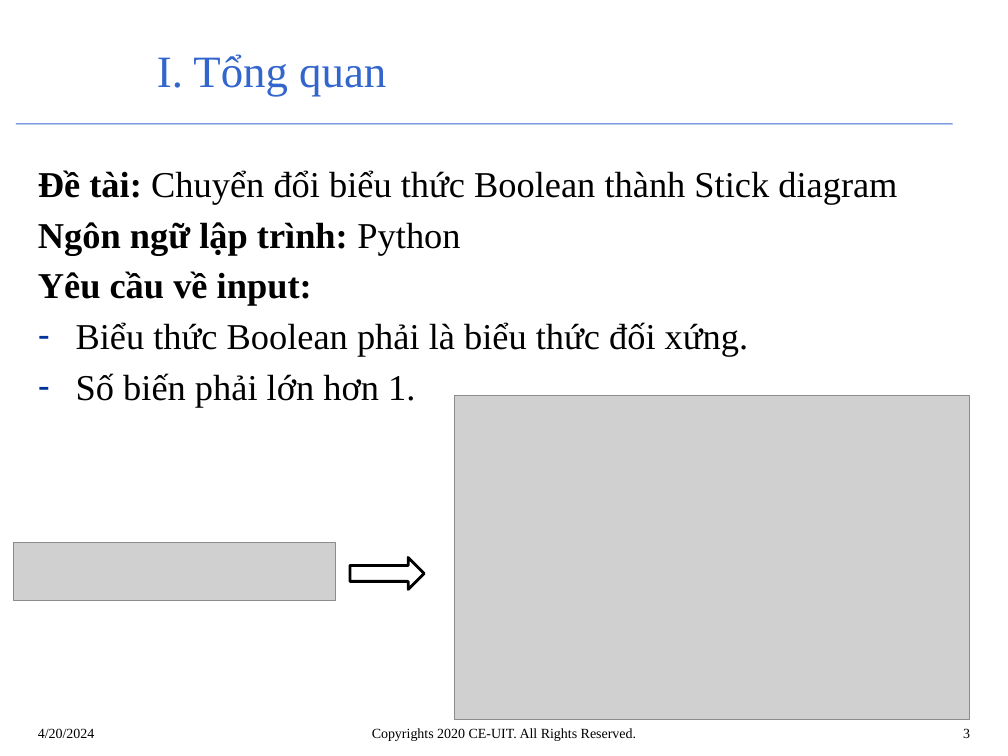
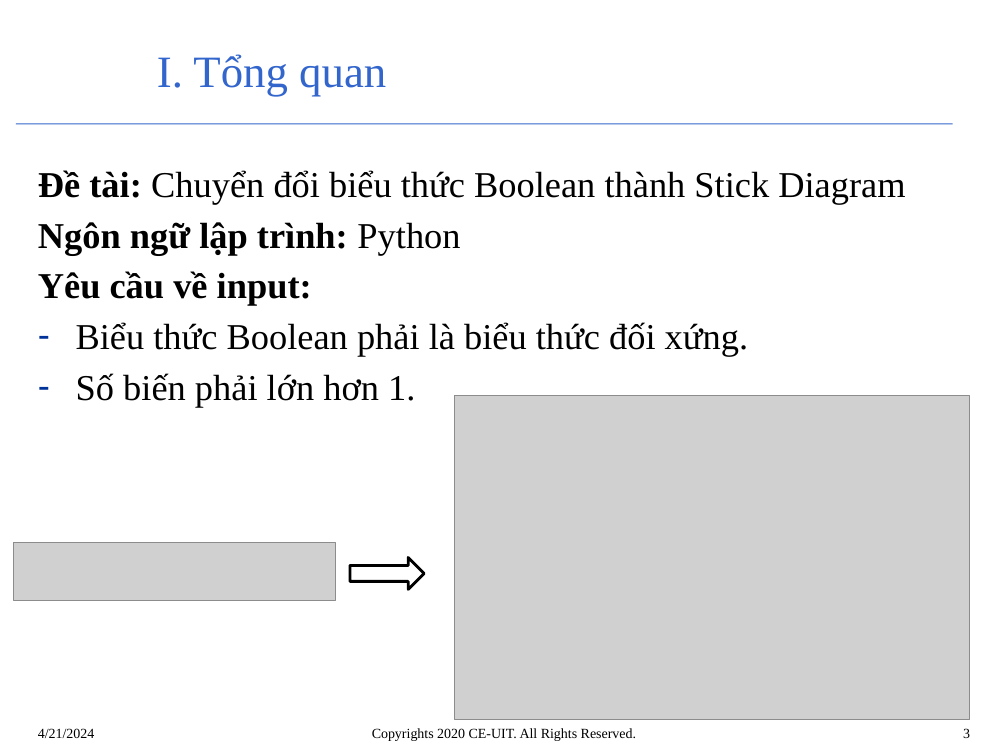
Before and after one commit to TungnxUIT/CE222.STICK-DIAGRAM, a slide deck: slide 3 of 21520312_21521649_Slide_StickDiagram.pptx. Drawn at 1008x756 pixels with LibreOffice and Linux fonts; fonts in the diff are those of the drawing; grey boxes stand for pictures; background and template pictures are left out. Boxes give left, top, right and bottom in pixels: in the first picture for what was removed or moved away, otherwise in the second. Text is boxed around its words. In the diff, an @@ line names an element or a change of style, - is before the commit and + after.

Commit message:
slide update

```diff
--- a/21520312_21521649_Slide_StickDiagram.pptx
+++ b/21520312_21521649_Slide_StickDiagram.pptx
@@ text at (38,170,905,204): text changed @@
-Đề tài: Chuyển đổi biểu thức Boolean thành Stick diagram
+Đề tài: Chuyển đổi biểu thức Boolean thành Stick Diagram
@@ text at (38,728,95,738): text changed @@
-4/20/2024
+4/21/2024
```
Also in this commit, not shown: 13 other slides changed.
